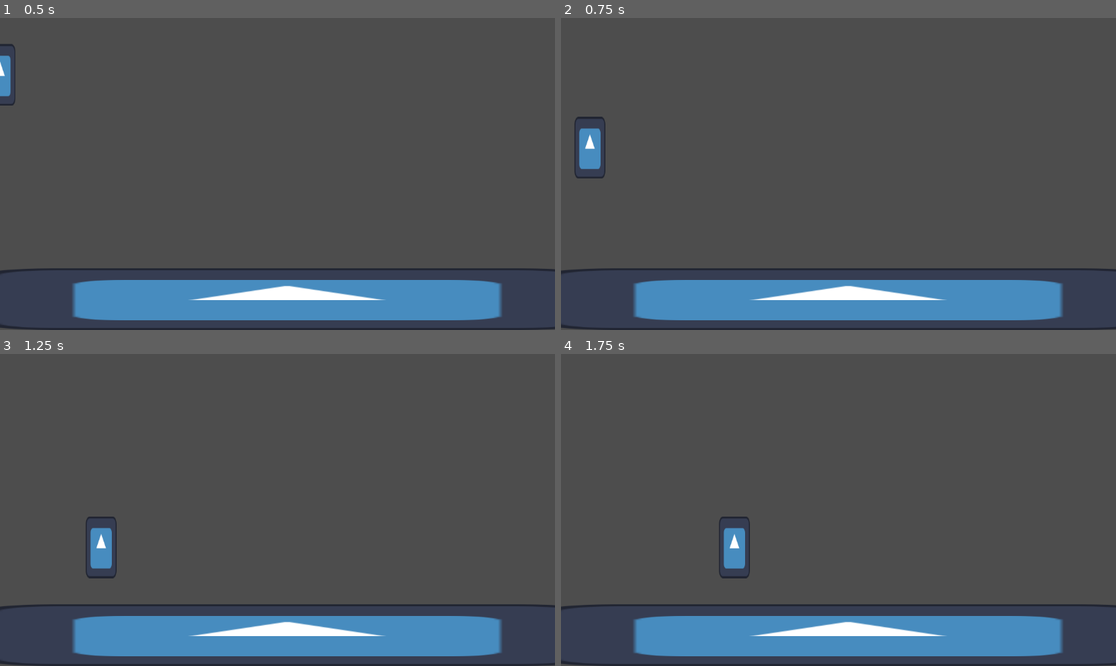
Above: before the commit, frames 1-4 (two rows, left to right).
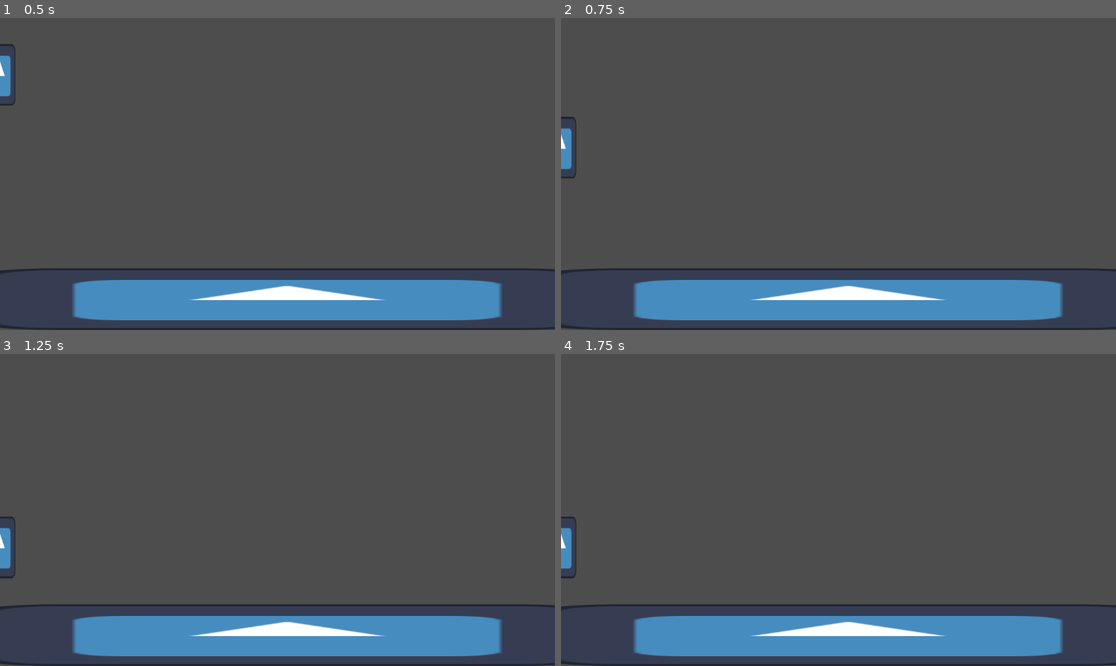
Above: after the commit, the same moments.

Repository: DrOtter3000/foxy-mc-foxmage
Game: Godot game, scene res://Levels/level_template.tscn
Two runs of this game, one before a commit and one after it. Both use one fixed random seed, a clock stepped at 60 frames per second and the inputs below. The engine's default icon, where the game draws it, is replaced by a stand-in: a white triangle on a blue panel in a dark square.
Inputs:
- Up to frame 1 (0.5 s): no input
- Up to frame 2 (0.75 s): tap Enter (ui_accept) at 0.5, 0.6 s; hold Right (ui_right) from 0.53 s (still down)
- Up to frame 3 (1.25 s): keep holding Right (ui_right); tap Space (jump, bound only after the commit) at 0.77, 0.8, 1.07 s
- Up to frame 4 (1.75 s): keep holding Right (ui_right); tap Space (jump, bound only after the commit) at 1.35, 1.52 s; tap Enter (ui_accept) at 1.55 s

Frame 1 is identical in both runs. In frame 2, 1.0% of the frame differs, in the area x 0-9%, y 31-52%; in frame 3, 1.0%, in the area x 0-22%, y 52-72%; in frame 4, 1.0%.

Commit message:
add controls

Diff:
--- a/Characters/Player/player.gd
+++ b/Characters/Player/player.gd
@@ -11,12 +11,12 @@
 		velocity += get_gravity() * delta
 
 	# Handle jump.
-	if Input.is_action_just_pressed("ui_accept") and is_on_floor():
+	if Input.is_action_just_pressed("jump") and is_on_floor():
 		velocity.y = JUMP_VELOCITY
 
 	# Get the input direction and handle the movement/deceleration.
 	# As good practice, you should replace UI actions with custom gameplay actions.
-	var direction := Input.get_axis("ui_left", "ui_right")
+	var direction := Input.get_axis("left", "right")
 	if direction:
 		velocity.x = direction * SPEED
 	else:
--- a/project.godot
+++ b/project.godot
@@ -14,3 +14,46 @@
 run/main_scene="uid://dp73sws5clbge"
 config/features=PackedStringArray("4.5", "Forward Plus")
 config/icon="res://icon.svg"
+
+[input]
+
+left={
+"deadzone": 0.2,
+"events": [Object(InputEventKey,"resource_local_to_scene":false,"resource_name":"","device":-1,"window_id":0,"alt_pressed":false,"shift_pressed":false,"ctrl_pressed":false,"meta_pressed":false,"pressed":false,"keycode":0,"physical_keycode":65,"key_label":0,"unicode":97,"location":0,"echo":false,"script":null)
+]
+}
+right={
+"deadzone": 0.2,
+"events": [Object(InputEventKey,"resource_local_to_scene":false,"resource_name":"","device":-1,"window_id":0,"alt_pressed":false,"shift_pressed":false,"ctrl_pressed":false,"meta_pressed":false,"pressed":false,"keycode":0,"physical_keycode":68,"key_label":0,"unicode":100,"location":0,"echo":false,"script":null)
+]
+}
+up={
+"deadzone": 0.2,
+"events": [Object(InputEventKey,"resource_local_to_scene":false,"resource_name":"","device":-1,"window_id":0,"alt_pressed":false,"shift_pressed":false,"ctrl_pressed":false,"meta_pressed":false,"pressed":false,"keycode":0,"physical_keycode":87,"key_label":0,"unicode":119,"location":0,"echo":false,"script":null)
+]
+}
+down={
+"deadzone": 0.2,
+"events": [Object(InputEventKey,"resource_local_to_scene":false,"resource_name":"","device":-1,"window_id":0,"alt_pressed":false,"shift_pressed":false,"ctrl_pressed":false,"meta_pressed":false,"pressed":false,"keycode":0,"physical_keycode":83,"key_label":0,"unicode":115,"location":0,"echo":false,"script":null)
+]
+}
+jump={
+"deadzone": 0.2,
+"events": [Object(InputEventKey,"resource_local_to_scene":false,"resource_name":"","device":-1,"window_id":0,"alt_pressed":false,"shift_pressed":false,"ctrl_pressed":false,"meta_pressed":false,"pressed":false,"keycode":0,"physical_keycode":32,"key_label":0,"unicode":32,"location":0,"echo":false,"script":null)
+]
+}
+interact={
+"deadzone": 0.2,
+"events": [Object(InputEventKey,"resource_local_to_scene":false,"resource_name":"","device":-1,"window_id":0,"alt_pressed":false,"shift_pressed":false,"ctrl_pressed":false,"meta_pressed":false,"pressed":false,"keycode":0,"physical_keycode":69,"key_label":0,"unicode":101,"location":0,"echo":false,"script":null)
+]
+}
+attack_melee={
+"deadzone": 0.2,
+"events": [Object(InputEventMouseButton,"resource_local_to_scene":false,"resource_name":"","device":-1,"window_id":0,"alt_pressed":false,"shift_pressed":false,"ctrl_pressed":false,"meta_pressed":false,"button_mask":2,"position":Vector2(81, 10),"global_position":Vector2(90, 58),"factor":1.0,"button_index":2,"canceled":false,"pressed":true,"double_click":false,"script":null)
+]
+}
+attack_range={
+"deadzone": 0.2,
+"events": [Object(InputEventMouseButton,"resource_local_to_scene":false,"resource_name":"","device":-1,"window_id":0,"alt_pressed":false,"shift_pressed":false,"ctrl_pressed":false,"meta_pressed":false,"button_mask":1,"position":Vector2(204, 17),"global_position":Vector2(213, 65),"factor":1.0,"button_index":1,"canceled":false,"pressed":true,"double_click":false,"script":null)
+]
+}
